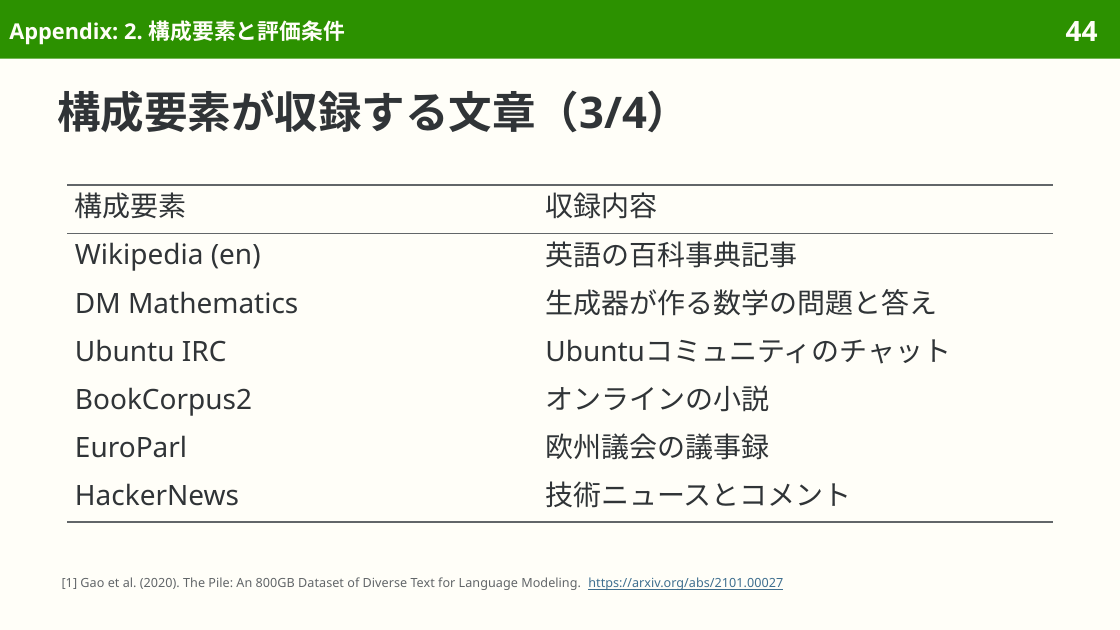
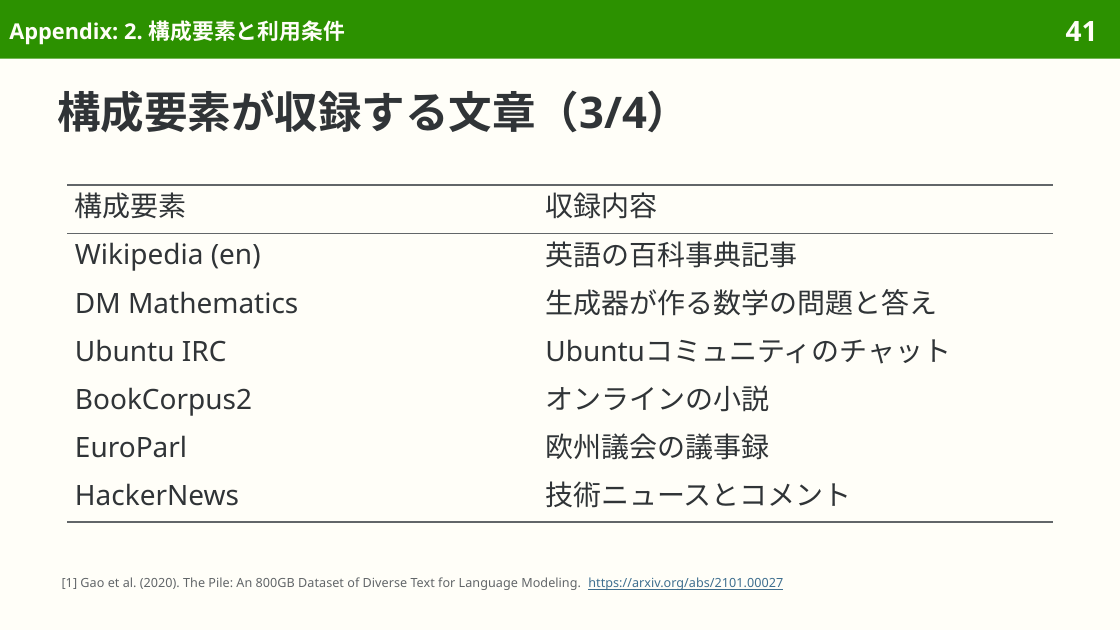
Before and after one commit to sasakiy84/datasets-in-10-minutes, a slide deck: slide 41 of slides/datasets-in-10-minutes-the-pile.pptx (slide 44 before the commit). Drawn at 1120x630 pixels with LibreOffice and Linux fonts; fonts in the diff are those of the drawing. Boxes give left, top, right and bottom in pixels: in the first picture for what was removed or moved away, otherwise in the second. Text is boxed around its words. In the diff, an @@ line names an element or a change of style, - is before the commit and + after.

```diff
--- a/slides/datasets-in-10-minutes-the-pile.pptx
+++ b/slides/datasets-in-10-minutes-the-pile.pptx
@@ title at <box>9,20,345,45</box>: text changed @@
-Appendix: 2. 構成要素と評価条件
+Appendix: 2. 構成要素と利用条件
@@ page number at <box>1066,21,1098,41</box>: text changed @@
-44
+41
```
Also in this commit, not shown: 23 other slides changed, 3 slides removed, 58 other files.
